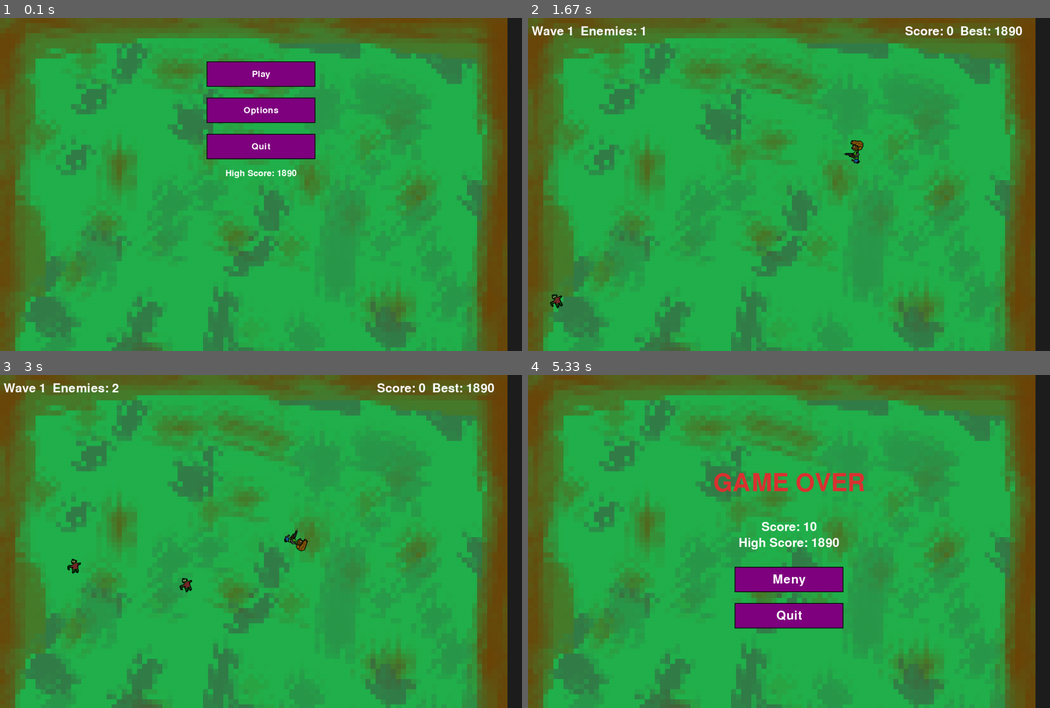
Above: before the commit, frames 1-4 (two rows, left to right).
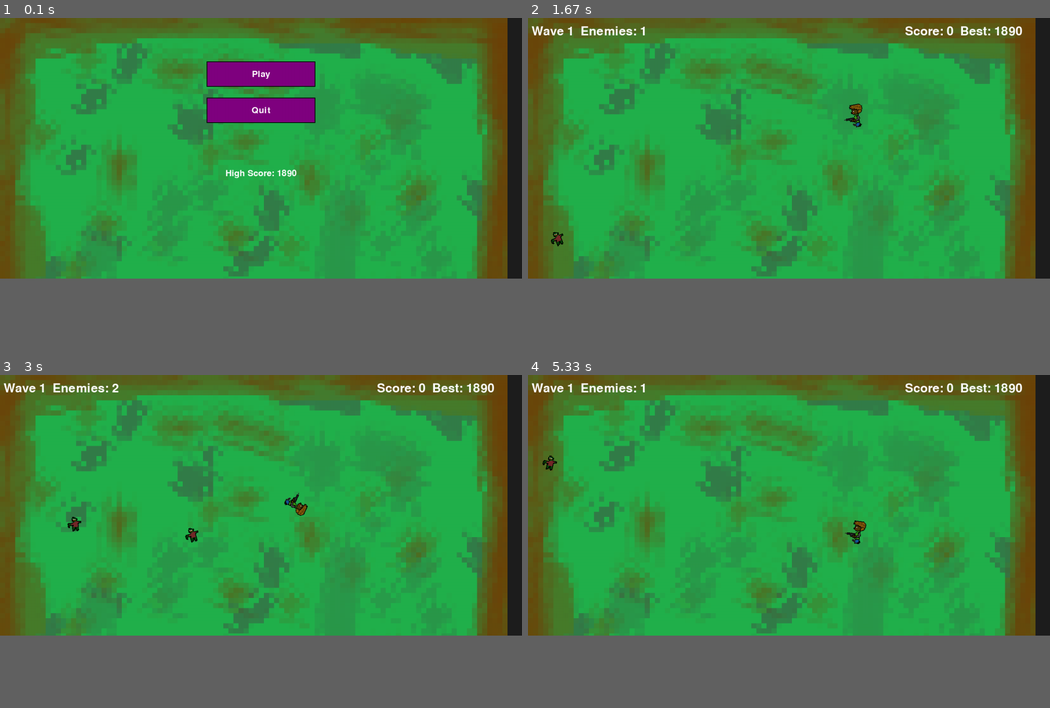
Above: after the commit, the same moments.

Repository: heroa028/Pygame_Fordypning
Game: pygame game, started from Kode/hoved.py
The game is run twice, just before and just after one commit, with the same random seed, the same clock (stepped at 60 frames per second) and the same inputs.
Inputs (mouse positions are in pixels of both pictures, inside the frame that each line leads up to):
- Up to frame 1 (0.1 s): no input
- Up to frame 2 (1.67 s): click "Play" at 0.38 s; hold Right 0.67-1.13 s; move the mouse to (768, 161) at 0.7 s; hold Up 1.17-1.47 s; move the mouse to (794, 164) at 1.2 s; hold Right from 1.5 s (still down); move the mouse to (663, 151) at 1.53 s
- Up to frame 3 (3 s): release Right at 1.97 s; hold Left 2-2.53 s; move the mouse to (313, 564) at 2.03 s; hold Down 2.57-2.87 s; move the mouse to (99, 564) at 2.6 s; hold Left from 2.9 s (still down); move the mouse to (339, 414) at 2.93 s
- Up to frame 4 (5.33 s): release Left at 3.3 s; hold Up 3.33-3.7 s; move the mouse to (982, 598) at 3.37 s; click "Meny" at 3.78 s; click (789, 431) at 4.12 s, where only the run after the commit has a clickable "Play"; hold Right 4.4-5.03 s; move the mouse to (799, 418) at 4.43 s; hold Down from 5.07 s (still down); move the mouse to (601, 498) at 5.1 s
The window is 900x575 before the commit and 900x450 after it. Grey fills any space a smaller window leaves; there, only what the larger window draws over its background counts as a difference.

The runs differ from the first frame. In frame 1, 9.6% of the frame differs, in the area x 0-100%, y 26-100%; in frame 2, 8.2%; in frame 3, 8.4%; in frame 4, 13%, in the area x 0-100%, y 2-100%.

Commit message:
Fjernet "Options" siden den ikke hadde en ordentlig funksjon

Diff:
--- a/Kode/hoved.py
+++ b/Kode/hoved.py
@@ -10,7 +10,7 @@
 
 # Screen
 # Disse lager windowet på den satte resolusjonen, og setter caption og clock setter fpsen.
-WIDTH, HEIGHT = 1440, 920
+WIDTH, HEIGHT = 1440, 720
 screen = pygame.display.set_mode((WIDTH, HEIGHT))
 pygame.display.set_caption("Z-urvival")
 clock = pygame.time.Clock()
@@ -212,8 +212,7 @@
 # Denne lager knapper på forskjellige koordinater på siden med ulik bredde og høyde (x, y, bredde, høyde)
 buttons = [
     Button("Play", 570, 120, 300, 70),
-    Button("Options", 570, 220, 300, 70),
-    Button("Quit", 570, 320, 300, 70)
+    Button("Quit", 570, 220, 300, 70)
 ]
 
 # Knapper på Game Over skjermen
